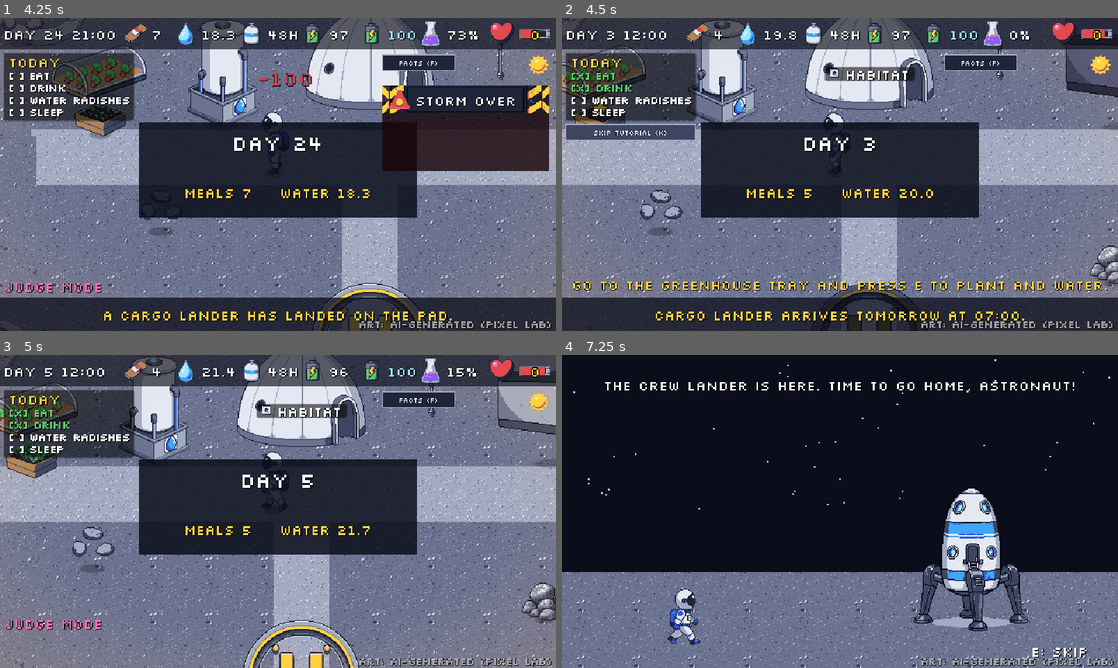
Above: before the commit, frames 1-4 (two rows, left to right).
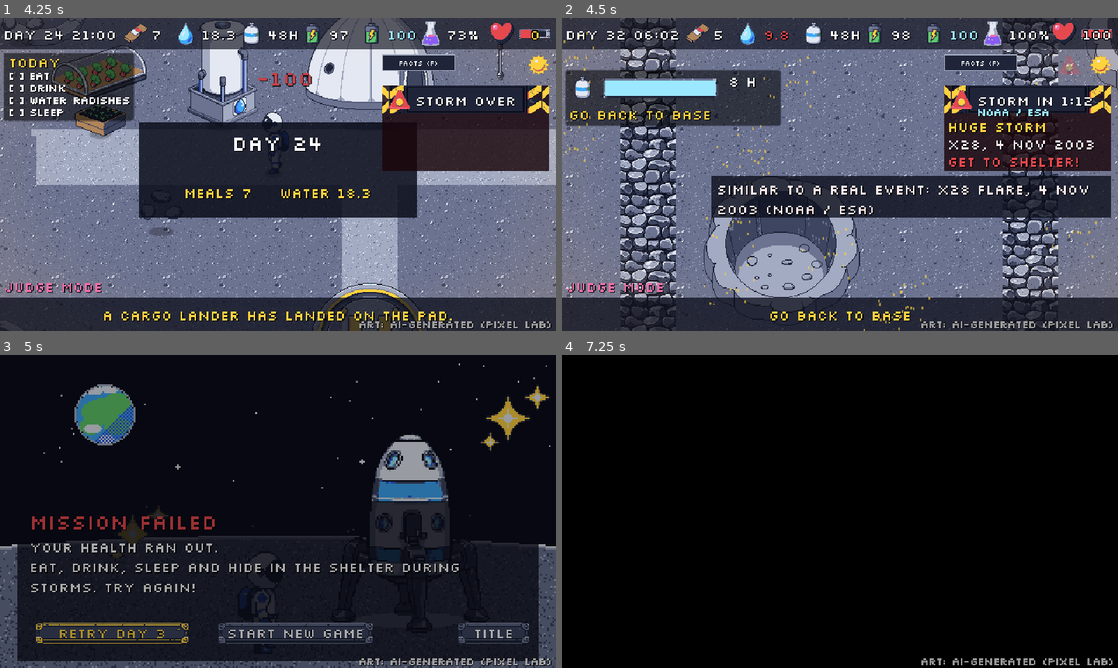
Above: after the commit, the same moments.

Repository: me-AMM/Wings-of-wax
Game: Godot game, scene res://tools/flow_check.tscn
Two runs of this game, one before a commit and one after it. Both use one fixed random seed, a clock stepped at 60 frames per second and the inputs below. This scene is started directly instead of the project's main scene.
Inputs (mouse positions are in pixels of both pictures, inside the frame that each line leads up to):
- Up to frame 1 (4.25 s): tap E (interact) at 0.5 s; move the mouse to (400, 158) at 0.52 s; hold Right (move_right) 0.53-1.28 s; hold E (interact) 0.53-1.28 s; click (400, 158) at 0.67 s; tap Enter (ui_accept) at 0.77, 1.52, 3.02, 3.77 s; move the mouse to (166, 190) at 1.27 s; hold Down (move_down) 1.28-2.03 s; tap L at 1.35 s; move the mouse to (333, 105) at 2.02 s; hold Right (move_right) 2.03-2.78 s; tap F at 2.1 s; move the mouse to (250, 237) at 2.77 s; hold Up (move_up) 2.78-3.53 s; tap J at 2.85 s; click (250, 237) at 2.92 s; move the mouse to (444, 221) at 3.52 s; hold Left (move_left) from 3.53 s (still down); tap Space at 3.6 s
- Up to frame 2 (4.5 s): keep holding Left (move_left); move the mouse to (673, 127) at 4.27 s; tap K at 4.35 s
- Up to frame 3 (5 s): keep holding Left (move_left); tap Enter (ui_accept) at 4.52 s
- Up to frame 4 (7.25 s): release Left (move_left) at 5 s; click (673, 633) at 5 s, where only the run after the commit has a clickable "Retry day 3"; tap E (interact) at 5.75 s; move the mouse to (867, 511) at 5.77 s; hold Down (move_down) 5.78-6.53 s; hold E (interact) 5.78-6.53 s; click (867, 511) at 5.92 s; move the mouse to (756, 433) at 6.52 s; hold Right (move_right) from 6.53 s (still down); tap L at 6.6 s; tap Enter (ui_accept) at 6.77 s

Frame 1 is identical in both runs. In frame 2, 58% of the frame differs, in the area x 0-100%, y 0-100%; in frame 3, 93%; in frame 4, 99%.

Commit message:
Finale: storm starts when the stone is taken; pick-up radius; long menu reasons fit; finale timing test
Co-Authored-By: Claude Opus 5.5 <noreply@anthropic.com>

Diff:
--- a/scripts/menu_modal.gd
+++ b/scripts/menu_modal.gd
@@ -42,6 +42,15 @@
 		sub.position = Vector2(bx + 38, by + 9)
 		UIKit.box(sub, menu_width - 28.0 - 50.0, 12)
 		sub.horizontal_alignment = HORIZONTAL_ALIGNMENT_RIGHT
+		# a long reason: drop to the small size, and if it still does not fit, put it under the label
+		var f: Font = sub.get_theme_font("font")
+		var room := (menu_width - 28.0 - 50.0) * 2.0
+		if f.get_string_size(sub.text, HORIZONTAL_ALIGNMENT_LEFT, -1, 16).x > room:
+			sub.add_theme_font_size_override("font_size", 12)
+			if f.get_string_size(sub.text, HORIZONTAL_ALIGNMENT_LEFT, -1, 12).x > room:
+				sub.horizontal_alignment = HORIZONTAL_ALIGNMENT_LEFT
+				lb.position.y = by + 4
+				sub.position.y = by + 16
 		root.add_child(sub)
 		rows.append({"bg": bg, "label": lb, "sub": sub})
 	_refresh()
--- a/scripts/mission.gd
+++ b/scripts/mission.gd
@@ -20,7 +20,7 @@
 @export var gap_bottom := Vector2(860, 1060)      # y range of the gap in barriers 1 and 3
 @export var gap_top := Vector2(50, 250)           # y range of the gap in barriers 2 and 4
 @export var finale_stone_pos := Vector2(1220, 600)   # between walls 2 and 3
-@export var pick_radius := 30.0
+@export var pick_radius := 40.0
 @export var flag_radius := 28.0
 @export var dark_tint := Color(0.3, 0.34, 0.58)
 
@@ -346,7 +346,10 @@
 
 func _storm_logic() -> void:
 	var st = GameState.today()["storm"]
-	if st != null and st["in_mission"] and not storm_started and elapsed >= storm_at:
+	# finale: the huge flare is spotted the moment you take the stone ("grab the stone and run to the shelter");
+	# other missions: at a random point between 25% and 40% of the mission
+	var due: bool = waypoint_reached if kind == "finale" else elapsed >= storm_at
+	if st != null and st["in_mission"] and not storm_started and due:
 		_start_storm(st)
 	if GameState.storm_state == "warning":
 		storm_label.text = ""                  # the storm panel in the corner already says "Get to shelter!"
--- a/tools/flow_check.gd
+++ b/tools/flow_check.gd
@@ -36,6 +36,7 @@
 	await shelter_lock_case()
 	await audio_case()
 	await large_fatal_case()
+	await finale_timing_case()
 	await retry_case(false)
 	await retry_case(true)
 	# ---------------- finale paths (scenes)
@@ -230,3 +231,29 @@
 	check(FileAccess.get_md5(Save.path) == h0, "%s: the save file is unchanged by the death and the retry" % tag)
 	DirAccess.remove_absolute(Save.path)
 	Save.path = "user://save.json"
+
+# Finale: the storm warning starts only when the stone is taken, and gives the full 72 s to get back and shelter.
+func finale_timing_case() -> void:
+	GameState.new_game()
+	GameState.auto_endings = false
+	Judge.jump_to_day(32)
+	GameState.mission_kind = "finale"
+	var m: Node = load("res://scenes/Mission.tscn").instantiate()
+	add_child(m)
+	for i in 3:
+		await get_tree().process_frame
+	m.elapsed = 60.0                                   # long after the normal 25-40% point
+	await get_tree().process_frame
+	await get_tree().process_frame
+	check(GameState.storm_state == "none", "finale: no storm before the stone is taken")
+	for it in m.items:
+		if it["type"] == "stone":
+			m.player.position = it["pos"]
+			m.target = it
+			m._use_target()
+	await get_tree().process_frame
+	await get_tree().process_frame
+	check(GameState.storm_state == "warning" and absf(GameState.storm_total_h * 10.0 - 72.0) < 0.5, "finale: taking the stone starts the 72 s storm countdown (%.0f s)" % (GameState.storm_total_h * 10.0))
+	GameState.modal_count = 0
+	m.queue_free()
+	await get_tree().process_frame
Not shown, changed: docs/DECISIONS_LOG.md
